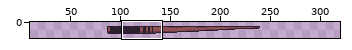
Pixel-art file: BossRushGame/Assets/Art/Sprites/SnookerBoss/PoolStick.aseprite. Above: a wide view before the commit, with the close-up outlined.
Close-up. Before the edit:
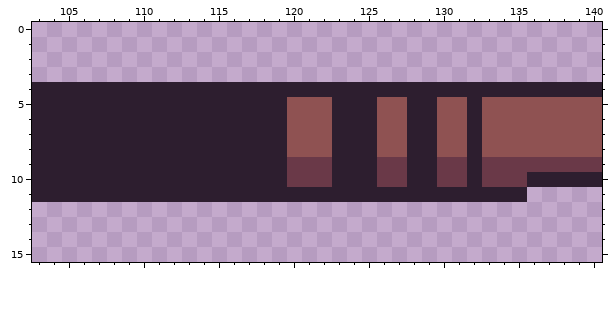
160x16 pixels, 1 frame. Shown: x 103..140, y 0..15. The old version is drawn lined up with the new one, on the new canvas. The wide view leaves out empty margins. The commit also changed other parts of the picture, which this record leaves out.
After the commit:
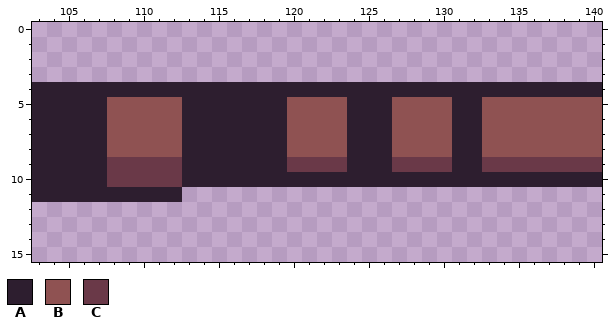
Palette (. is transparent): A #2d1e2f  B #8f5252  C #6a3948
Difference:
canvas 160x16 -> 320x16, the old top-left corner now at 80,0
@@ x 103..140 @@
  4 AAAAAAAAAAAAAAAAAAAAAAAAAAAAAAAAAAAAAA
- 5 AAAAAAAAAAAAAAAAABBBAAABBAABBABBBBBBBB
- 6 AAAAAAAAAAAAAAAAABBBAAABBAABBABBBBBBBB
- 7 AAAAAAAAAAAAAAAAABBBAAABBAABBABBBBBBBB
- 8 AAAAAAAAAAAAAAAAABBBAAABBAABBABBBBBBBB
- 9 AAAAAAAAAAAAAAAAACCCAAACCAACCACCCCCCCC
-10 AAAAAAAAAAAAAAAAACCCAAACCAACCACCCAAAAA
-11 AAAAAAAAAAAAAAAAAAAAAAAAAAAAAAAAA.....
+ 5 AAAAABBBBBAAAAAAABBBBAAABBBBAABBBBBBBB
+ 6 AAAAABBBBBAAAAAAABBBBAAABBBBAABBBBBBBB
+ 7 AAAAABBBBBAAAAAAABBBBAAABBBBAABBBBBBBB
+ 8 AAAAABBBBBAAAAAAABBBBAAABBBBAABBBBBBBB
+ 9 AAAAACCCCCAAAAAAACCCCAAACCCCAACCCCCCCC
+10 AAAAACCCCCAAAAAAAAAAAAAAAAAAAAAAAAAAAA
+11 AAAAAAAAAA............................
 12 ......................................
